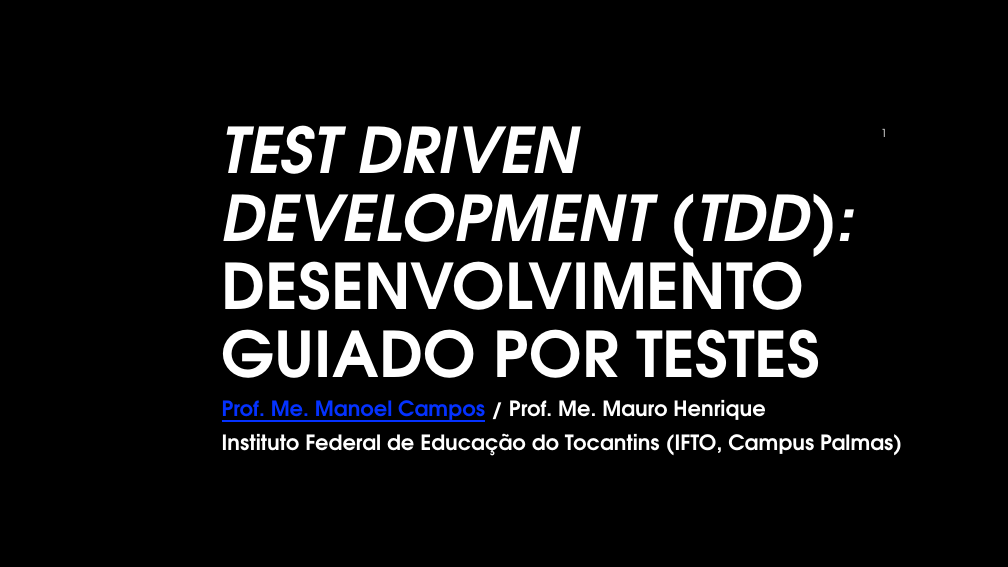
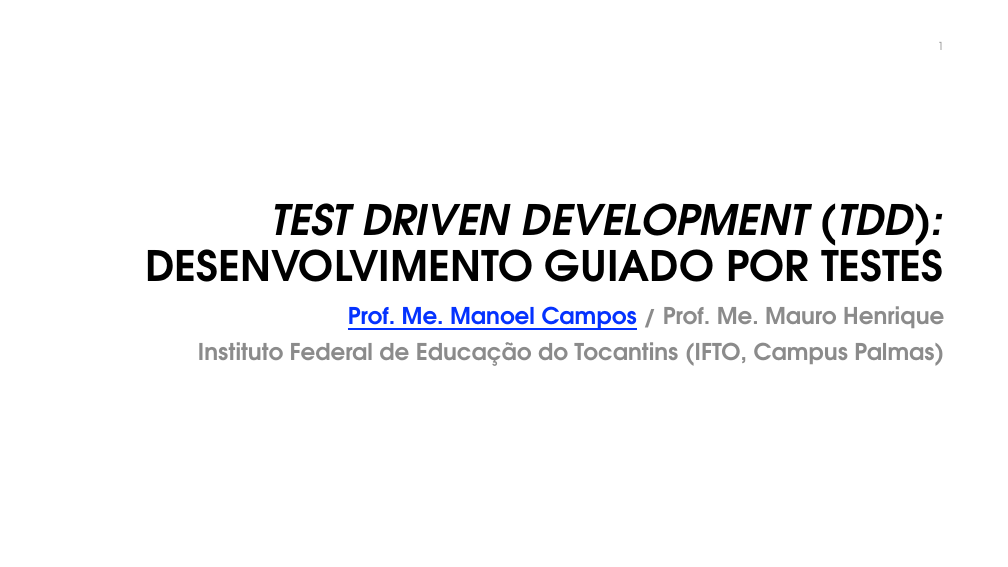
Before and after one commit to Claudio-Barbosa-da-Silva/testes-de-software, a slide deck: slide 1 of projects/01-introducao-tdd/tdd.pptx. Drawn at 1008x567 pixels with LibreOffice and Linux fonts; fonts in the diff are those of the drawing; background and template pictures are left out. Boxes give left, top, right and bottom in pixels: in the first picture for what was removed or moved away, otherwise in the second. Text is boxed around its words. In the diff, an @@ line names an element or a change of style, - is before the commit and + after.

```diff
--- a/projects/01-introducao-tdd/tdd.pptx
+++ b/projects/01-introducao-tdd/tdd.pptx
@@ background #000000 to #FFFFFF @@
@@ page number: place and size @@
-page number at bbox=[881, 129, 887, 137]
+page number at bbox=[938, 42, 944, 50]
@@ page number at bbox=[938, 42, 944, 50]: text colour #FFFFFF to #8C8C8C @@
@@ title "TEST DRIVEN DEVELOPMENT (TDD): DESENVOLVIMENTO ...": place and size @@
-title "TEST DRIVEN DEVELOPMENT (TDD): DESENVOLVIMENTO ..." at bbox=[222, 125, 856, 403]
+title "TEST DRIVEN DEVELOPMENT (TDD): DESENVOLVIMENTO ..." at bbox=[145, 203, 944, 282]
@@ title "TEST DRIVEN DEVELOPMENT (TDD): DESENVOLVIMENTO ..." at bbox=[145, 203, 944, 282]: size 60 to 40 pt, text colour #FFFFFF to #000000; alignment left to right @@
@@ text "Prof. Me. Manoel Campos / ...": place and size @@
-text "Prof. Me. Manoel Campos / ..." at bbox=[222, 400, 902, 456]
+text "Prof. Me. Manoel Campos / ..." at bbox=[198, 306, 944, 366]
@@ text "Prof. Me. Manoel Campos / ..." at bbox=[198, 306, 944, 366]: size 20 to 22 pt; text colour #FFFFFF to #8C8C8C in "/ Prof. Me. Mauro Henrique", "Instituto Federal de Educação do Tocantins (IFTO, ..."; alignment left to right @@
```
Also in this commit, not shown: 26 other slides changed, 1 slide added, 1 other file.
